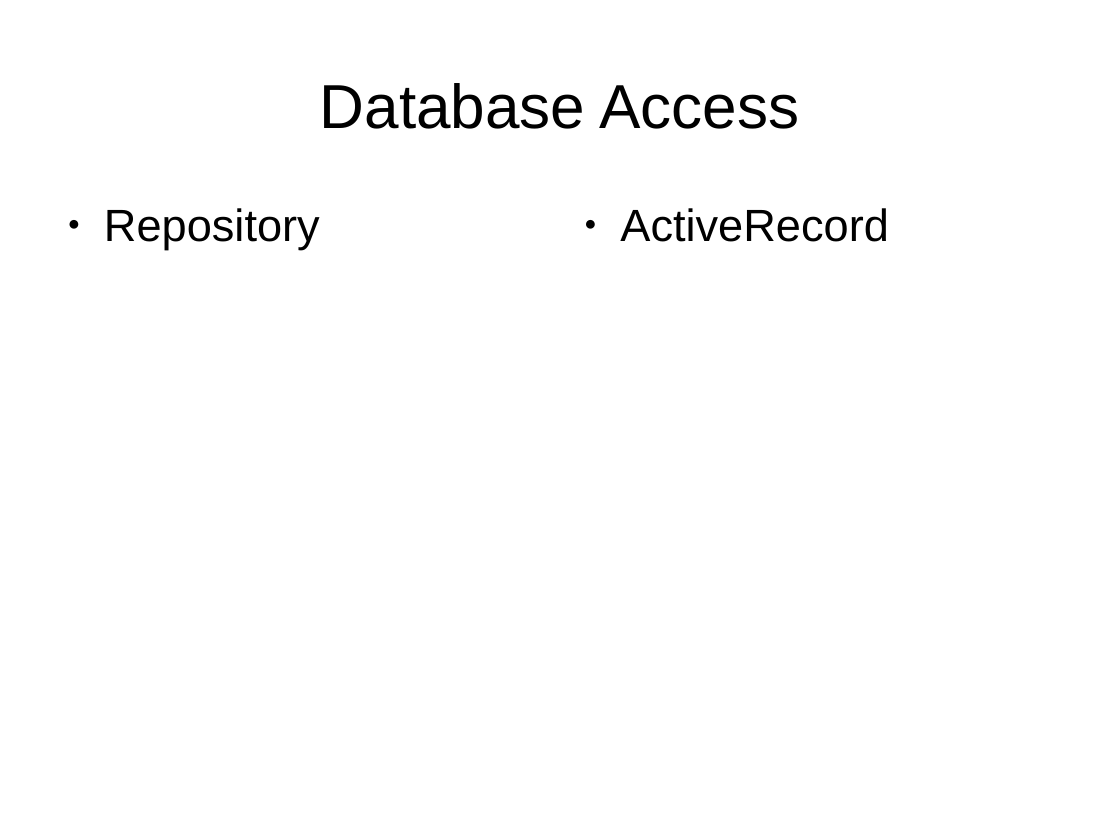
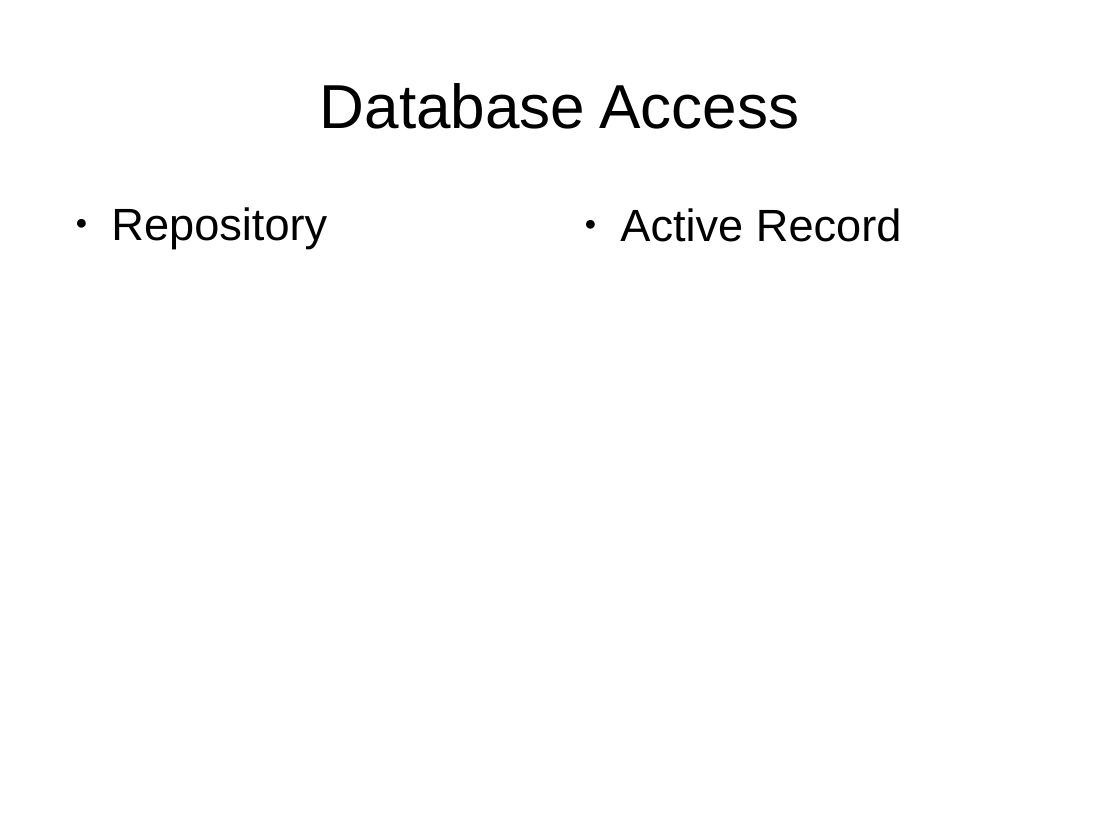
Before and after one commit to ramortegui/talks, a slide deck: slide 11 of odps/ecto.odp. Drawn at 1120x840 pixels with LibreOffice and Linux fonts; fonts in the diff are those of the drawing. Boxes give left, top, right and bottom in pixels: in the first picture for what was removed or moved away, otherwise in the second. Text is boxed around its words. In the diff, an @@ line names an element or a change of style, - is before the commit and + after.

```diff
--- a/odps/ecto.odp
+++ b/odps/ecto.odp
@@ text "Repository": place and size @@
-text "Repository" at [104,208,320,250]
+text "Repository" at [111,207,327,249]
@@ text at [620,208,902,242]: spaces changed @@
-● ActiveRecord
+● Active Record
```
Also in this commit, not shown: 6 other slides changed, 4 slides added, 2 slides removed.
